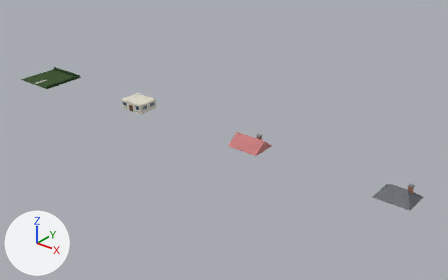
Two versions of the Blender file objects/VanillaReplacements/Building/BLDHOU25/OG_BLDHOU25.blend, one commit apart.
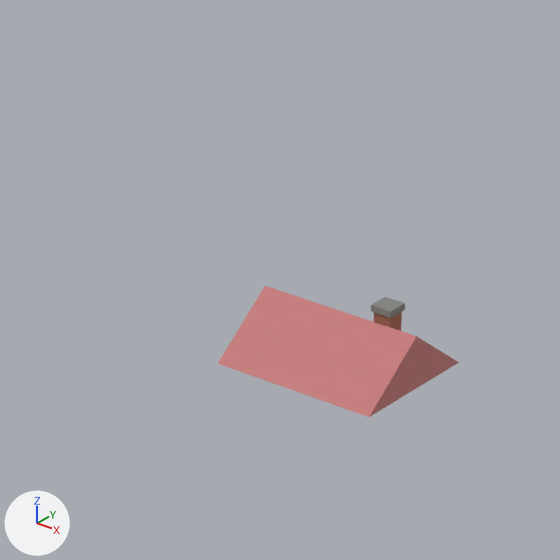
The first picture shows the older version from a 50 mm camera at (125.3, -87.6, 53.9) aimed at (52.6, 3.4, -2.4). The close-ups show the older and then the newer version on the part from 42% to 65% of the width and 28% to 65% of the height of that picture. Only the edits that show in the close-ups are written down. Arrows for +X, +Y and +Z are at lower left; the lights stay in place.

The older version as bpy lines, for what is in view:
```python
ob_cube_024 = bpy.data.objects.new('Cube.024', me_cube_024)
ob_cube_024.parent = ob_part2
ob_cube_024.location = (1.781, 0.983, 1.575)
ob_cube_025 = bpy.data.objects.new('Cube.025', me_cube_025)
ob_cube_025.parent = ob_part2
ob_cube_025.location = (1.781, 0.983, 2.58)
ob_roof = bpy.data.objects.new('roof', me_roof)
ob_roof.parent = ob_part2
ob_roof.location = (0.0, 0.0, 0.0)
```
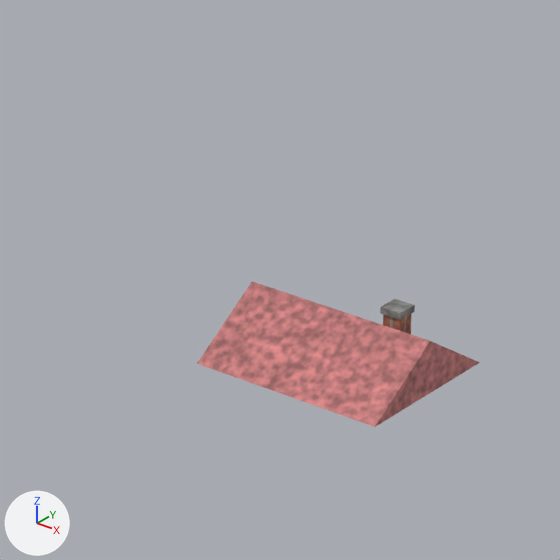
Where the newer file only moved an object's origin or applied its transform, the numbers keep the older frame.

What differs and where, as boxes (x1, y1, x2, y2) in the close-ups (560 x 560 px):
```json
{"object": "roof", "change": "surface changed, reshaped", "before": [218, 286, 459, 417], "after": [197, 281, 480, 427], "on screen": "17% wider, 11% taller"}
{"object": "Cube.025", "change": "moved", "before": [371, 297, 405, 318], "after": [380, 299, 415, 320]}
{"object": "Cube.024", "change": "moved", "before": [373, 312, 402, 331], "after": [383, 314, 411, 334]}
```

Scene script edits in JSON lines:
```json
{"block": "mat_company_color_1_company", "change": "nodes: BsdfPrincipled, MixRGB, OutputMaterial, TexNoise, ValToRGB"}
{"block": "mat_company_color_1_company", "change": "colours: pink #cb7c7c, light grey #cbcbcb, white #ffffff"}
{"block": "mat_company_color_1_company", "change": "nodes: BsdfPrincipled, MixRGB x3, OutputMaterial, TexCoord, TexNoise x3, ValToRGB x3"}
{"block": "mat_company_color_1_company", "change": "colours: pink #cb7c7c, light grey #cbcbcb, white #ffffff, light grey #c8c8c8, white #e9e9e9"}
{"block": "me_roof", "where": "# used by ob_roof; parent = ob_part2; location = (0.0, 0.0, 0.0)"}
{"op": "remove", "block": "me_roof", "code": "me_roof.from_pydata(...)  # 6 vertices, 5 faces; spans x -3.38..3.38, y -2.25..3.28, z 0.0..2.1"}
{"op": "add", "block": "me_roof", "code": "me_roof.from_pydata(...)  # 6 vertices, 5 faces; spans x -3.97..3.97, y -2.72..3.75, z 0.0..2.1"}
{"block": "me_roof", "change": "me_roof part 1"}
{"op": "set", "path": "me_roof.vertices[0].co", "old": "(-3.38, -2.25, 0.0)", "new": "(-3.97, -2.72, 0.0)", "note": "pixel (217, 363) -> pixel (196, 363)"}
{"op": "set", "path": "me_roof.vertices[1].co", "old": "(3.38, -2.25, 0.0)", "new": "(3.97, -2.72, 0.0)", "note": "pixel (369, 417) -> pixel (374, 426)"}
{"op": "set", "path": "me_roof.vertices[2].co", "old": "(3.38, 3.28, 0.0)", "new": "(3.97, 3.75, 0.0)", "note": "pixel (459, 362) -> pixel (480, 362)"}
{"op": "set", "path": "me_roof.vertices[3].co", "old": "(-3.38, 3.28, 0.0)", "new": "(-3.97, 3.75, 0.0)"}
{"op": "set", "path": "me_roof.vertices[4].co", "old": "(-3.38, 0.51, 2.1)", "new": "(-3.97, 0.51, 2.1)", "note": "pixel (264, 285) -> pixel (252, 281)"}
{"op": "set", "path": "me_roof.vertices[5].co", "old": "(3.38, 0.51, 2.1)", "new": "(3.97, 0.51, 2.1)", "note": "pixel (416, 336) -> pixel (430, 340)"}
{"op": "set", "path": "ob_cube_024.location", "old": "(1.781, 0.983, 1.575)", "new": "(2.137, 1.077, 1.575)"}
{"op": "set", "path": "ob_cube_025.location", "old": "(1.781, 0.983, 2.58)", "new": "(2.137, 1.077, 2.58)"}
```
